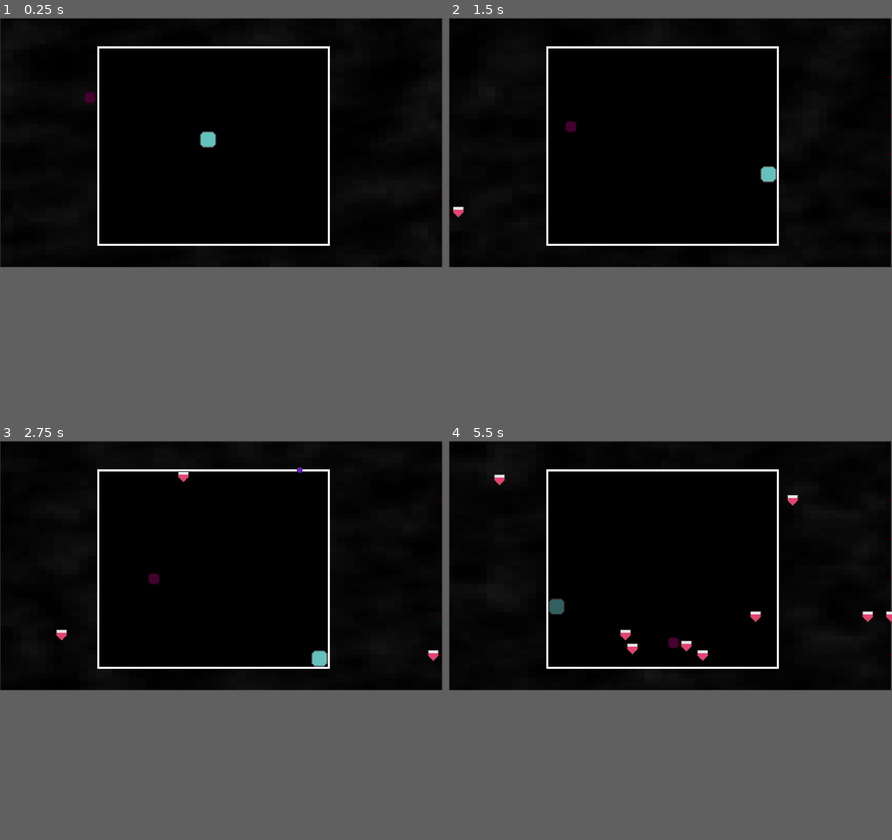
Above: before the commit, frames 1-4 (two rows, left to right).
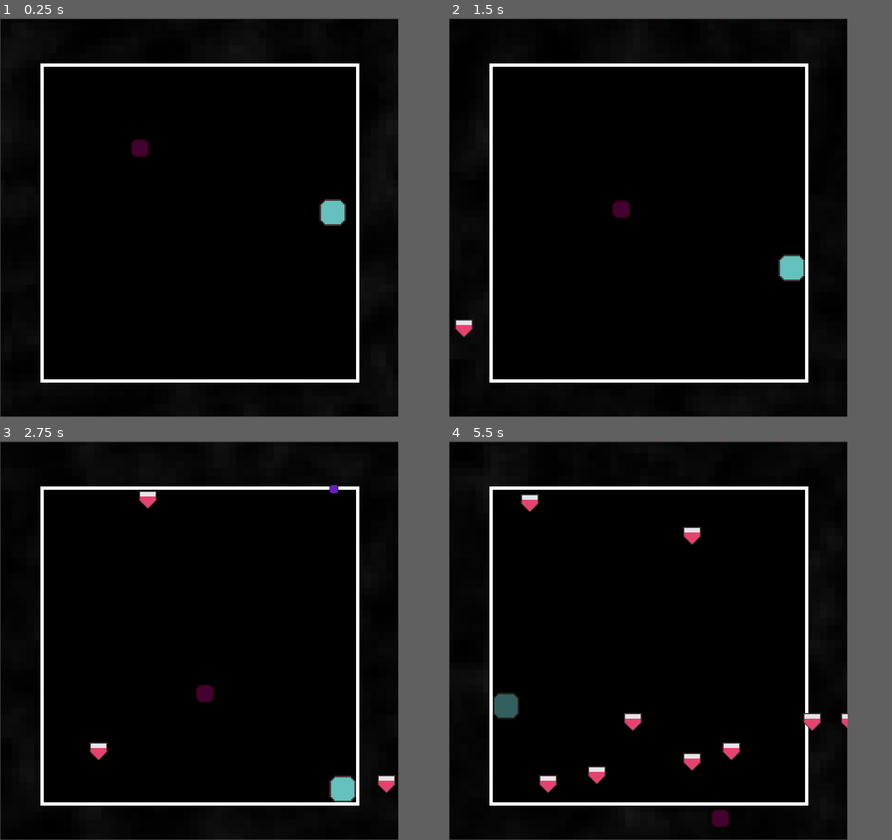
Above: after the commit, the same moments.

Repository: NathanPip/only-one
Game: Godot game, scene res://scenes/game.tscn
Same seed, same stepped clock (60 frames per second), same inputs: the game is played once before the commit and once after it. The engine's default icon, where the game draws it, is replaced by a stand-in: a white triangle on a blue panel in a dark square.
Inputs:
- Up to frame 1 (0.25 s): no input
- Up to frame 2 (1.5 s): hold D (move_right) 0.53-1.28 s; hold Space (action) 0.53-1.28 s; hold S (move_down) from 1.28 s (still down); tap Space (action) at 1.35 s
- Up to frame 3 (2.75 s): release S (move_down) at 2.03 s; hold D (move_right) from 2.03 s (still down); hold Space (action) from 2.03 s (still down)
- Up to frame 4 (5.5 s): release D (move_right) at 2.78 s; release Space (action) at 2.78 s; hold W (move_up) 2.78-3.53 s; tap Space (action) at 2.85, 4.35 s; hold Space (action) 3.53-4.28 s; hold A (move_left) 3.53-5.03 s; hold S (move_down) from 5.03 s (still down); hold Space (action) from 5.03 s (still down)
In our replay, the window is 800x450 before the commit and 720x720 after it. These sizes can differ from the game's own. Grey fills any space a smaller window leaves; there, only what the larger window draws over its background counts as a difference.

The runs differ from the first frame. In frame 1, 5.0% of the frame differs, in the area x 0-100%, y 0-100%; in frame 2, 5.2%; in frame 3, 5.6%; in frame 4, 6.6%.

Commit message:
change game window and play area size

Diff:
--- a/project.godot
+++ b/project.godot
@@ -21,7 +21,7 @@
 
 [display]
 
-window/size/viewport_width=1280
+window/size/viewport_width=720
 window/size/viewport_height=720
 
 [gui]
--- a/scenes/game.tscn
+++ b/scenes/game.tscn
@@ -36,10 +36,10 @@
 shader_parameter/pixelate_amt = 53.16
 
 [sub_resource type="RectangleShape2D" id="RectangleShape2D_4v5xx"]
-size = Vector2(19, 576)
+size = Vector2(7.5, 576)
 
 [sub_resource type="RectangleShape2D" id="RectangleShape2D_q5unj"]
-size = Vector2(665, 16)
+size = Vector2(580.001, 4.99957)
 
 [node name="Node2D" type="Node2D"]
 
@@ -57,13 +57,13 @@
 [node name="Sprite2D" type="Sprite2D" parent="Game"]
 modulate = Color(0.183242, 0.166597, 0.146242, 1)
 material = SubResource("ShaderMaterial_kvuet")
-position = Vector2(639, 360.5)
-scale = Vector2(9.96875, 5.60156)
+position = Vector2(360, 360.5)
+scale = Vector2(5.60938, 5.60156)
 texture = ExtResource("2_6nrea")
 
 [node name="Sprite2D2" type="Sprite2D" parent="Game"]
 texture_filter = 1
-position = Vector2(617, 370)
+position = Vector2(361, 370)
 scale = Vector2(3, 3)
 texture = ExtResource("2_iylc6")
 
@@ -72,38 +72,38 @@
 scale = Vector2(0.333333, 0.333333)
 
 [node name="CollisionShape2D" type="CollisionShape2D" parent="Game/Sprite2D2/boundaries"]
-position = Vector2(202, 325)
+position = Vector2(255.751, 324.999)
 shape = SubResource("RectangleShape2D_4v5xx")
 
 [node name="CollisionShape2D2" type="CollisionShape2D" parent="Game/Sprite2D2/boundaries"]
-position = Vector2(882, 324)
+position = Vector2(828.002, 324.999)
 shape = SubResource("RectangleShape2D_4v5xx")
 
 [node name="CollisionShape2D3" type="CollisionShape2D" parent="Game/Sprite2D2/boundaries"]
-position = Vector2(544, 35)
+position = Vector2(544.002, 39.999)
 shape = SubResource("RectangleShape2D_q5unj")
 
 [node name="CollisionShape2D4" type="CollisionShape2D" parent="Game/Sprite2D2/boundaries"]
-position = Vector2(544, 615)
+position = Vector2(541.002, 609.5)
 shape = SubResource("RectangleShape2D_q5unj")
 
 [node name="Player" parent="Game" instance=ExtResource("1_4jkwy")]
-position = Vector2(601, 351)
+position = Vector2(345, 351)
 speed = 500.0
 
 [node name="Spawner_Group4" parent="Game" instance=ExtResource("4_s716r")]
 position = Vector2(-8, 392)
 
 [node name="Spawner_Group6" parent="Game" instance=ExtResource("4_s716r")]
-position = Vector2(586, -7)
+position = Vector2(323, -4)
 rotation = 1.5708
 
 [node name="Spawner_Group7" parent="Game" instance=ExtResource("4_s716r")]
-position = Vector2(630, 740)
+position = Vector2(383, 727)
 rotation = -1.5708
 
 [node name="Spawner_Group5" parent="Game" instance=ExtResource("4_s716r")]
-position = Vector2(1281, 339)
+position = Vector2(727, 339)
 rotation = 3.14159
 
 [node name="Projectile_Timer" type="Timer" parent="Game"]
@@ -118,8 +118,21 @@
 border = NodePath("../Ex_border")
 
 [node name="Ex_border" parent="Game" instance=ExtResource("11_kvuet")]
-position = Vector2(240, 52)
-size = Vector2(750, 640)
+position = Vector2(52, 61)
+size = Vector2(620, 620)
+
+[node name="Health_Counter" type="Control" parent="Game"]
+layout_mode = 3
+anchors_preset = 0
+offset_left = 260.0
+offset_top = 6.0
+offset_right = 453.0
+offset_bottom = 46.0
+
+[node name="HBoxContainer" type="HBoxContainer" parent="Game/Health_Counter"]
+layout_mode = 0
+offset_right = 40.0
+offset_bottom = 40.0
 
 [node name="GameOver" type="Control" parent="."]
 visible = false
Binary file changed: sprites/game_area.png
